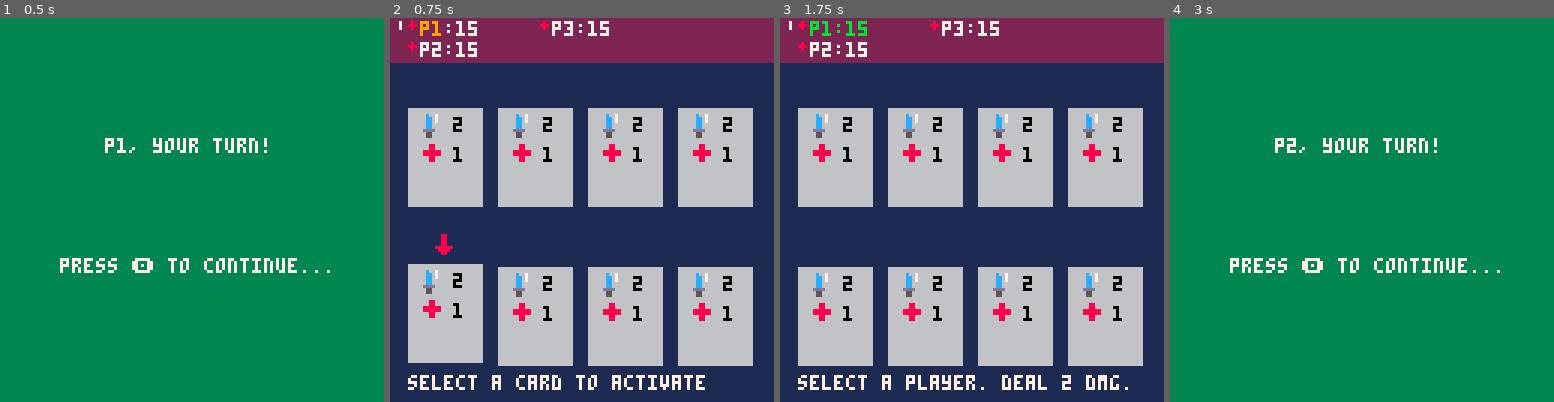
Above: before the commit, frames 1-4 (left to right).
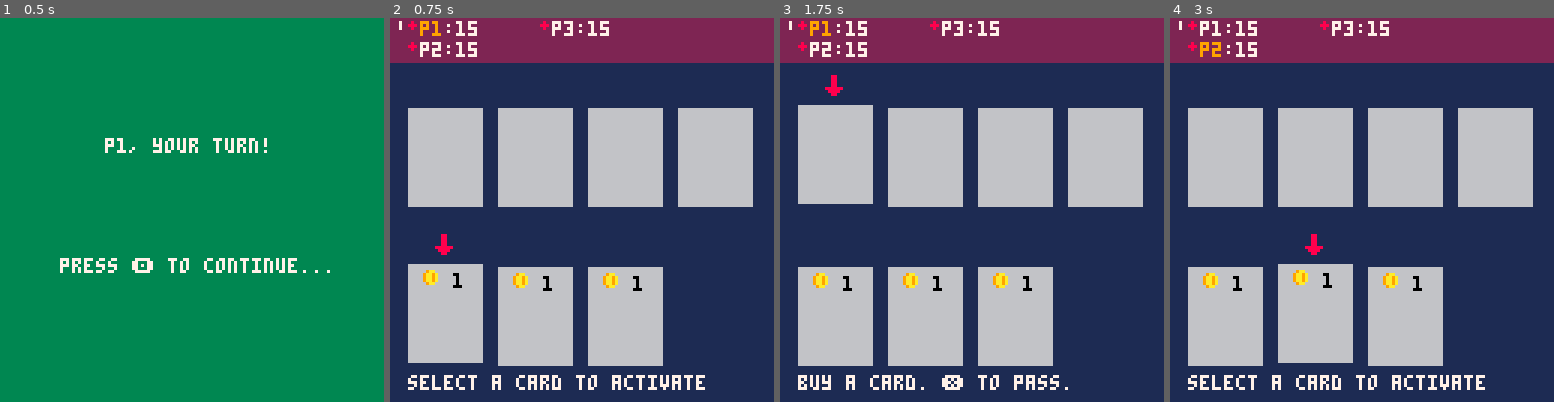
Above: after the commit, the same moments.

Repository: camden/minidom
Game: PICO-8 cartridge dom.p8
Two runs of this game, one before a commit and one after it. Both use one fixed random seed, a clock stepped at 60 frames per second and the inputs below.
Inputs:
- Up to frame 1 (0.5 s): tap X (X key) at 0.33 s
- Up to frame 2 (0.75 s): tap O (Z key) at 0.7 s
- Up to frame 3 (1.75 s): tap X (X key) at 1.07 s; hold Right from 1.6 s (still down); tap O (Z key) at 1.7 s
- Up to frame 4 (3 s): tap X (X key) at 1.85, 2.97 s; release Right at 2.1 s; tap O (Z key) at 2.1, 2.5, 2.9 s; hold Right from 2.47 s (still down)

Frame 1 is identical in both runs. In frame 2, 7.7% of the frame differs, in the area x 8-95%, y 25-91%; in frame 3, 9.6%; in frame 4, 100%, in the area x 0-100%, y 0-100%.

Commit message:
added coins and better make_card

Diff:
--- a/dom.p8
+++ b/dom.p8
@@ -33,6 +33,9 @@
 }
 
 effect_types = {
+  gold = {
+    spr_num = 6
+  },
   attack_all = {
     spr_num = 18
   },
@@ -79,6 +82,7 @@
   [1] = {
     health = starting_health,
     points = 0,
+    gold = 0,
     deck = {},
     hand = {},
     discard_pile = {}
@@ -86,6 +90,7 @@
   [2] = {
     health = starting_health,
     points = 0,
+    gold = 0,
     deck = {},
     hand = {},
     discard_pile = {}
@@ -93,6 +98,7 @@
   [3] = {
     health = starting_health,
     points = 0,
+    gold = 0,
     deck = {},
     hand = {},
     discard_pile = {}
@@ -100,6 +106,7 @@
   [4] = {
     health = starting_health,
     points = 0,
+    gold = 0,
     deck = {},
     hand = {},
     discard_pile = {}
@@ -107,6 +114,7 @@
   [5] = {
     health = starting_health,
     points = 0,
+    gold = 0,
     deck = {},
     hand = {},
     discard_pile = {}
@@ -114,6 +122,7 @@
   [6] = {
     health = starting_health,
     points = 0,
+    gold = 0,
     deck = {},
     hand = {},
     discard_pile = {}
@@ -137,12 +146,12 @@
 -- special callbacks
 function _init()
   for i=1,num_players do
-    put_cards_in_deck(players[i])
+    initialize_player_deck(players[i])
     draw_cards_from_deck(players[i])
   end
 
   -- add cards to the shop
-  put_cards_in_deck(players.shop)
+  initialize_shop_deck(players.shop)
   draw_cards_from_deck(players.shop)
 end
 
@@ -280,7 +289,9 @@
 end
 
 function activate_effect(fx)
-  if fx.kind == effect_types.attack_all then
+  if fx.kind == effect_types.gold then
+    players[current_turn].gold += fx.value
+  elseif fx.kind == effect_types.attack_all then
     for i=1, num_players do
       if current_turn != i then
         players[i].health -= fx.value
@@ -306,10 +317,7 @@
 function buy_card(card)
   del(players.shop.hand, card)
   add(cur_discard_pile(), card)
-  -- if card == "first player" card
-  if card.value % 2 == 0 then
-    set_next_first_player(current_turn)
-  end
+  -- set_next_first_player(current_turn)
   advance()
 end
 
@@ -373,10 +381,22 @@
   draw_cards_from_deck(cur_player())
 end
 
-function put_cards_in_deck(player)
+function initialize_shop_deck()
   for i = 1,10 do
     local c = make_card()
-    add(player.deck, c)
+    add(players.shop.deck, c)
+  end
+end
+
+function initialize_player_deck(player)
+  local e = make_effect(effect_types.gold, 1)
+  add_cards(make_card(e), 3, player)
+end
+
+function add_cards(card, amount, player)
+  assert(amount >= 0, 'amount must be >= 0')
+  for i = 1,amount do
+    add(player.deck, card)
   end
 end
 
@@ -456,13 +476,16 @@
   return fx
 end
 
-function make_card()
+-- input is all of the effects
+function make_card(...)
+
   local effects = {}
-  add(effects, make_effect(effect_types.attack_one, 2))
-  add(effects, make_effect(effect_types.heal, 1))
+
+  for fx in all({...}) do
+    add(effects, fx)
+  end
 
   local c = {
-    value = rndint(50),
     effects = effects
   }
   return c
@@ -683,11 +706,11 @@
 end
 
 __gfx__
-00000000000880000c00700000880000080000000700000000000000000000000000000000000000000000000000000000000000000000000000000000000000
-00000000000880000cc0700000880000888000000700000000000000000000000000000000000000000000000000000000000000000000000000000000000000
-00700700000880000cc0700088888800080000000700000000000000000000000000000000000000000000000000000000000000000000000000000000000000
-00077000000880000cc0000088888800000000000000000000000000000000000000000000000000000000000000000000000000000000000000000000000000
-00077000088888800cc0000000880000000000000000000000000000000000000000000000000000000000000000000000000000000000000000000000000000
+00000000000880000c00700000880000080000000700000009aa0000000000000000000000000000000000000000000000000000000000000000000000000000
+00000000000880000cc070000088000088800000070000009aa9a000000000000000000000000000000000000000000000000000000000000000000000000000
+00700700000880000cc070008888880008000000070000009aa9a000000000000000000000000000000000000000000000000000000000000000000000000000
+00077000000880000cc000008888880000000000000000009aa9a000000000000000000000000000000000000000000000000000000000000000000000000000
+00077000088888800cc0000000880000000000000000000009aa0000000000000000000000000000000000000000000000000000000000000000000000000000
 0070070000888800dddd000000880000000000000000000000000000000000000000000000000000000000000000000000000000000000000000000000000000
 00000000000880000550000000000000000000000000000000000000000000000000000000000000000000000000000000000000000000000000000000000000
 00000000000000000550000000000000000000000000000000000000000000000000000000000000000000000000000000000000000000000000000000000000
